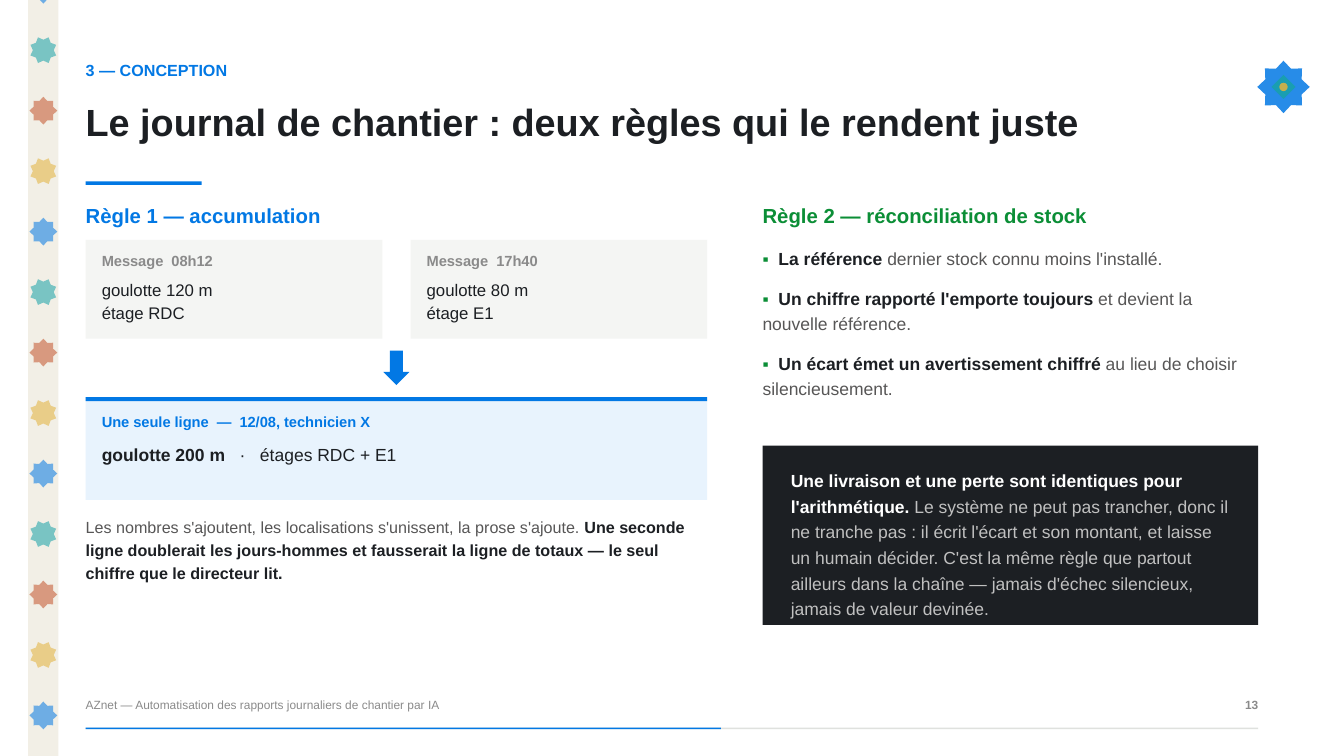
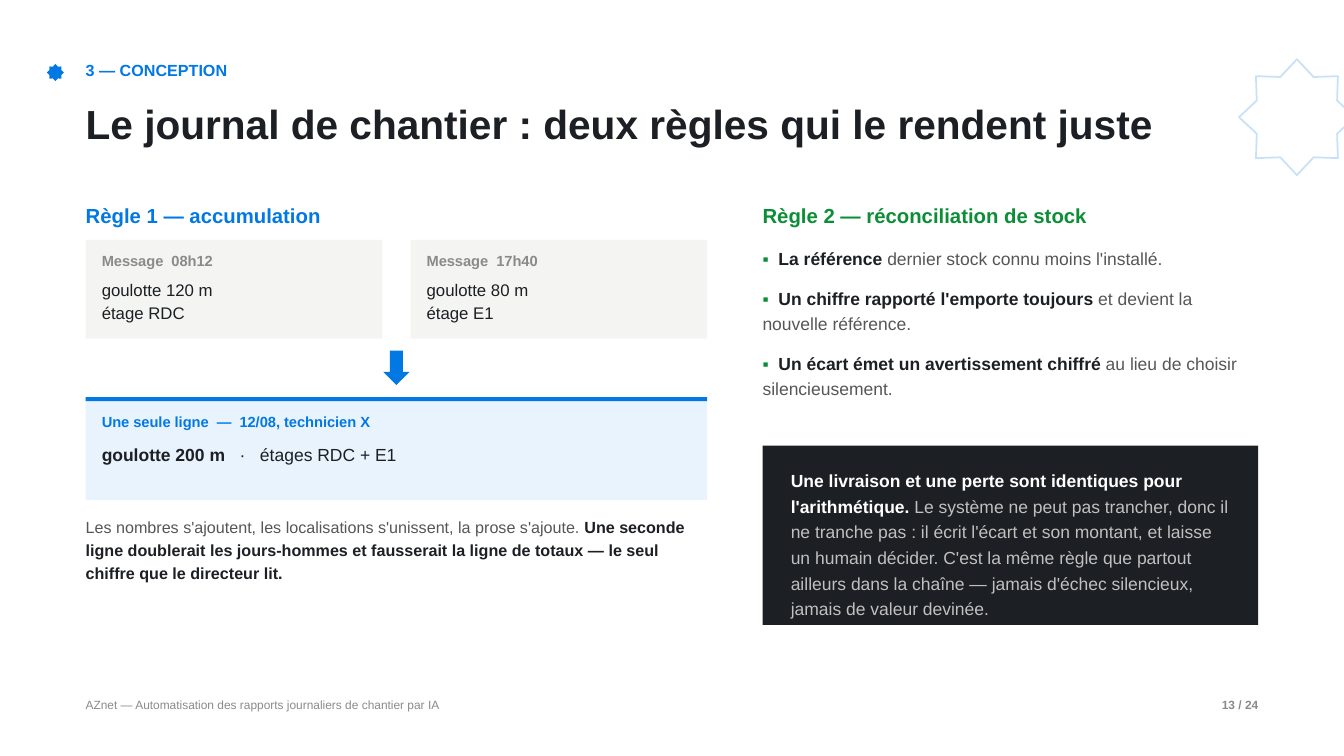
Before and after one commit to yassine808/PFE-aznet, a slide deck: slide 13 of Pres+report/Soutenance-PFE.pptx. Drawn at 1344x756 pixels with LibreOffice and Linux fonts; fonts in the diff are those of the drawing. Boxes give left, top, right and bottom in pixels: in the first picture for what was removed or moved away, otherwise in the second. Text is boxed around its words. In the diff, an @@ line names an element or a change of style, - is before the commit and + after.

```diff
--- a/Pres+report/Soutenance-PFE.pptx
+++ b/Pres+report/Soutenance-PFE.pptx
@@ rectangle removed at bbox=[28, 0, 58, 756] @@
@@ star removed at bbox=[29, 0, 57, 4] @@
@@ star removed at bbox=[25, 32, 62, 69] @@
@@ star: place and size @@
-star at bbox=[1257, 60, 1310, 113]
+star at bbox=[1239, 59, 1344, 175]
@@ star at bbox=[1239, 59, 1344, 175]: fill #0278E4 at 85% opacity to none; outline none to #0278E4 1.25 pt @@
@@ star: place and size @@
-star at bbox=[29, 97, 57, 125]
+star at bbox=[47, 65, 65, 82]
@@ star at bbox=[47, 65, 65, 82]: fill #C4542B at 55% opacity to #0278E4 @@
@@ diamond removed at bbox=[1271, 75, 1296, 99] @@
@@ ellipse removed at bbox=[1279, 83, 1288, 91] @@
@@ text "Le journal de chantier : ..." at bbox=[86, 109, 1153, 147]: size 27 to 29 pt @@
@@ star removed at bbox=[25, 153, 62, 190] @@
@@ rectangle removed at bbox=[86, 181, 202, 186] @@
@@ star removed at bbox=[29, 218, 57, 246] @@
@@ star removed at bbox=[25, 274, 62, 311] @@
@@ star removed at bbox=[29, 339, 57, 367] @@
@@ star removed at bbox=[25, 395, 62, 432] @@
@@ star removed at bbox=[29, 460, 57, 488] @@
@@ star removed at bbox=[25, 516, 62, 553] @@
@@ star removed at bbox=[29, 581, 57, 609] @@
@@ star removed at bbox=[25, 637, 62, 674] @@
@@ star removed at bbox=[29, 702, 57, 730] @@
@@ text at bbox=[1222, 701, 1258, 709]: text changed @@
-13
+13 / 24
@@ rectangle removed at bbox=[86, 728, 1258, 729] @@
@@ rectangle removed at bbox=[86, 728, 721, 729] @@
```
Also in this commit, not shown: 30 other slides changed, 1 slide added, 1 slide removed, 2 other files.
